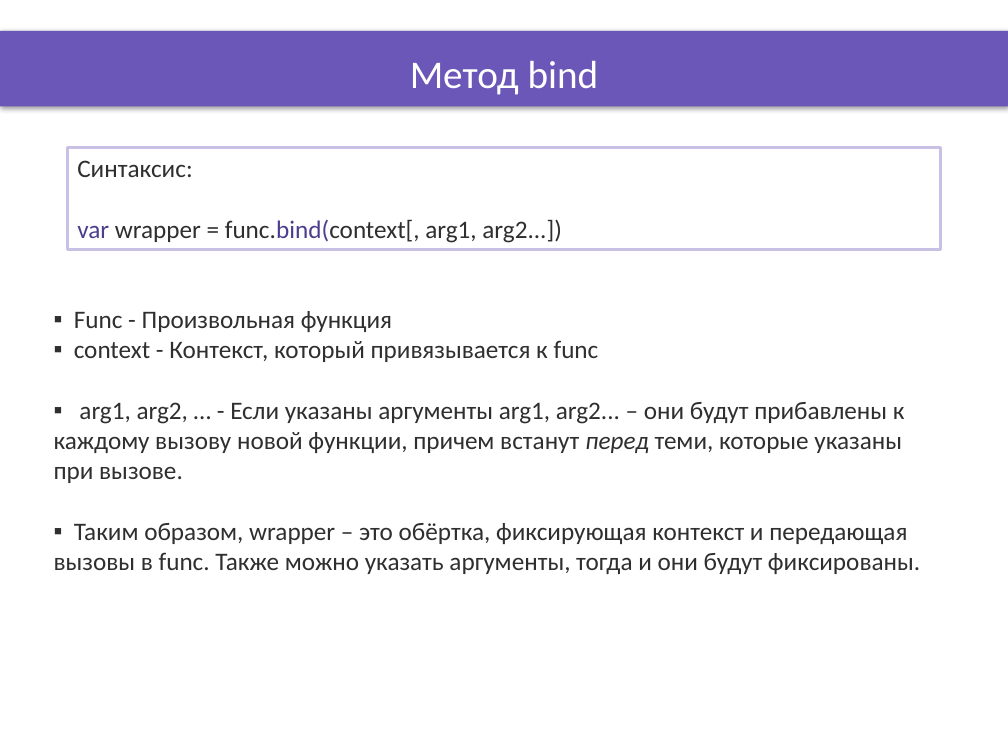
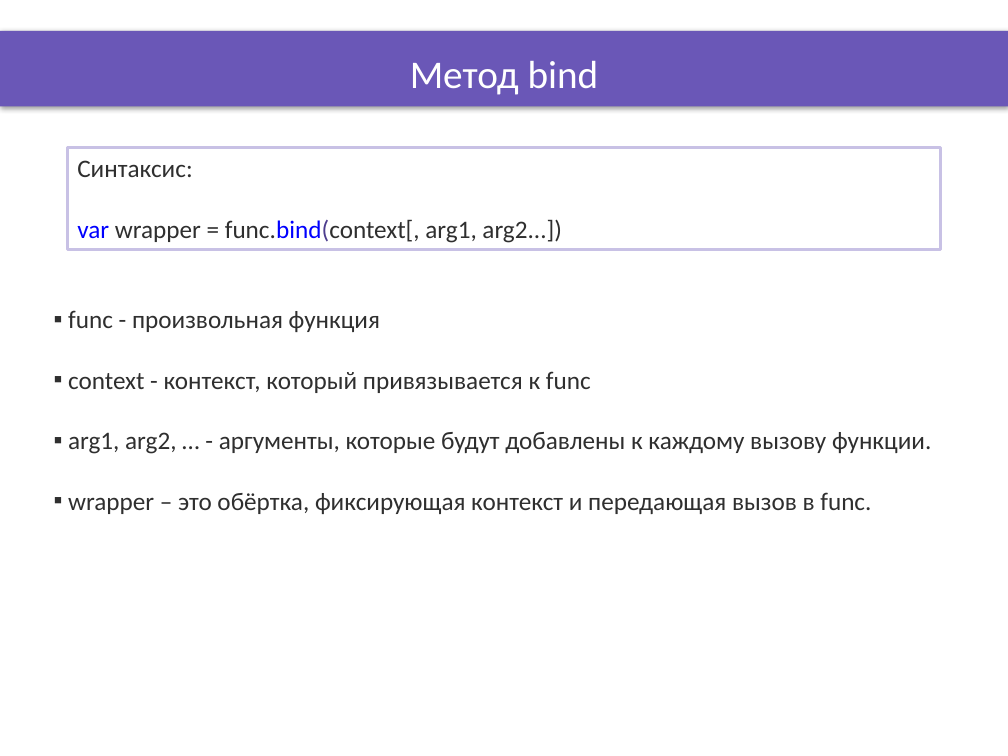
Before and after one commit to OleksandrPetryk/ignite, a slide deck: slide 3 of JS/004_lesson/Presentation/Context_this.pptx. Drawn at 1008x756 pixels with LibreOffice and Linux fonts; fonts in the diff are those of the drawing; background and template pictures are left out. Boxes give left, top, right and bottom in pixels: in the first picture for what was removed or moved away, otherwise in the second. Text is boxed around its words. In the diff, an @@ line names an element or a change of style, - is before the commit and + after.

```diff
--- a/JS/004_lesson/Presentation/Context_this.pptx
+++ b/JS/004_lesson/Presentation/Context_this.pptx
@@ text in rectangle at <box>77,219,562,243</box>: text colour #4D3D8E to #0000FF in "var func.bind(context[," @@
@@ text at <box>68,310,931,514</box>: text changed @@
-▪ Func - Произвольная функция
-▪ context - Контекст, который привязывается к func
-▪ arg1, arg2, … - Если указаны аргументы arg1, arg2... – они будут прибавлены к каждому вызову новой функции, причем встанут перед теми, которые указаны при вызове.
-▪ Таким образом, wrapper – это обёртка, фиксирующая контекст и передающая вызовы в func. Также можно указать аргументы, тогда и они будут фиксированы.
+▪ func - произвольная функция
+▪ context - контекст, который привязывается к func
+▪ arg1, arg2, … - аргументы, которые будут добавлены к каждому вызову функции.
+▪ wrapper – это обёртка, фиксирующая контекст и передающая вызов в func.
```
Also in this commit, not shown: 3 other slides changed, 16 other files.
